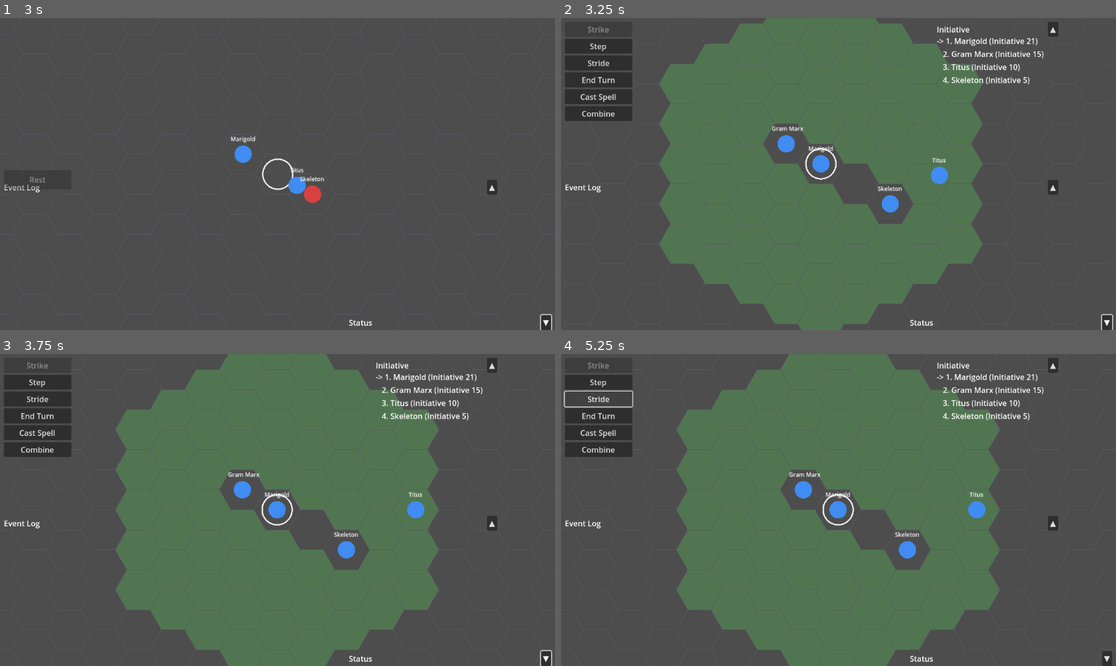
Above: before the commit, frames 1-4 (two rows, left to right).
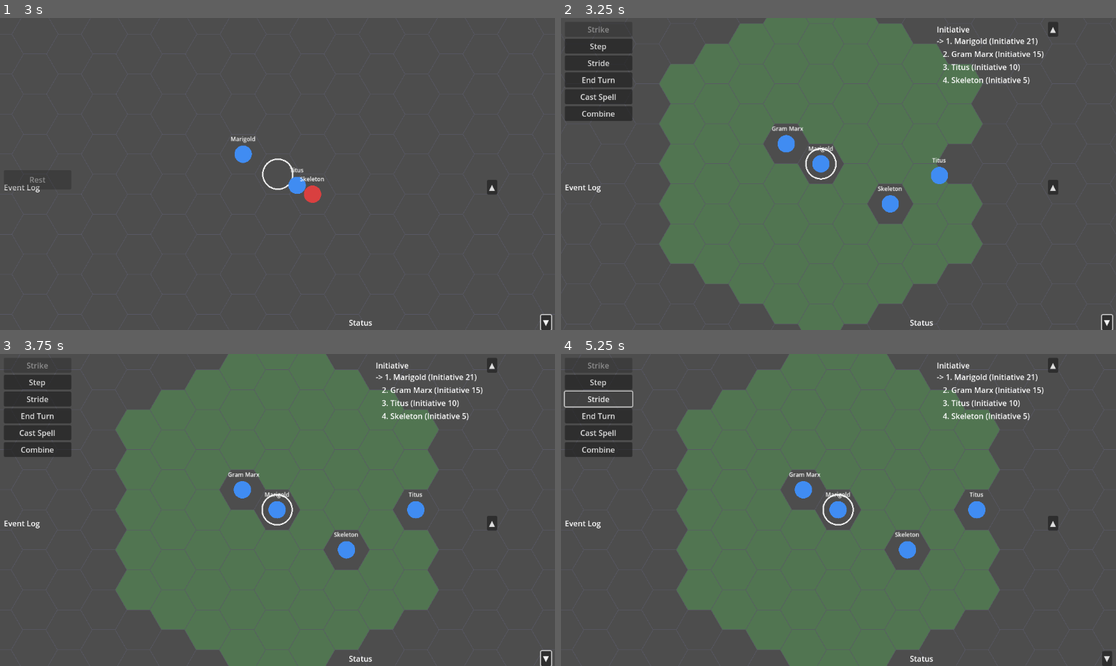
Above: after the commit, the same moments.

Repository: Pyroraptor/hykaen
Game: Godot game, scene res://scenes/TitleScreen.tscn
Two runs of this game, one before a commit and one after it. Both use one fixed random seed, a clock stepped at 60 frames per second and the inputs below.
Inputs (mouse positions are in pixels of both pictures, inside the frame that each line leads up to):
- Up to frame 1 (3 s): click "New Game" at 0.5 s; click "▲" at 1.25 s; click "▼" at 2 s; tap Enter at 2.75 s; move the mouse to (399, 158) at 2.77 s; hold Right (ui_right) from 2.78 s (still down); hold Shift from 2.78 s (still down); click (399, 158) at 2.92 s
- Up to frame 2 (3.25 s): keep holding Right (ui_right); keep holding Shift
- Up to frame 3 (3.75 s): release Right (ui_right) at 3.5 s; release Shift at 3.5 s; drag from (166, 525) to (249, 572) at 3.52 s
- Up to frame 4 (5.25 s): click "Step" at 4.25 s; click "Stride" at 5 s

Frame 1 is identical in both runs. In frame 2, 1.5% of the frame differs, in the area x 48-76%, y 40-60%; in frame 3, 1.4%; in frame 4, 1.4%.

Commit message:
fix(exploration): preserve exploration positions when combat begins
Party members were reset to their authored encounter starting positions
at combat start, even though they had walked elsewhere during exploration.
LoadScenarioEncounterUseCase always reads from encounter_resource.party_hex_positions
(static authored data), but scenario_session.party_hex_positions tracks
where the party actually moved during exploration.

In load_encounter_from_scenario(), after building each Combatant from the
use case result, override hex_coord with the party member's current
exploration position from scenario_session.party_hex_positions, falling
back to the authored position only when no exploration movement has occurred.

Co-Authored-By: Claude Sonnet 4.6 <noreply@anthropic.com>

Diff:
--- a/presentation/exploration_mode_controller.gd
+++ b/presentation/exploration_mode_controller.gd
@@ -479,7 +479,13 @@
 
 	var new_party: Array = []
 	for party_combatant_dict in result.get("party_combatants", []):
-		new_party.append(CombatantClass.from_dict(party_combatant_dict))
+		var combatant := CombatantClass.from_dict(party_combatant_dict)
+		# Use the position the party member walked to during exploration rather
+		# than the encounter's authored starting position.
+		var exploration_hex = scenario_session.party_hex_positions.get(combatant.combatant_id) if scenario_session != null else null
+		if exploration_hex != null:
+			combatant.hex_coord = exploration_hex
+		new_party.append(combatant)
 
 	var new_enemies: Array = []
 	for enemy_combatant_dict in result.get("enemy_combatants", []):
